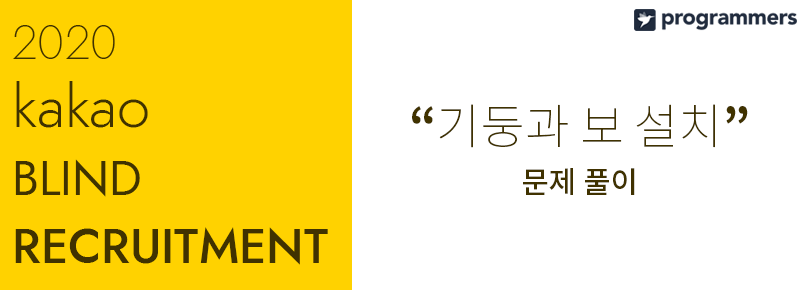
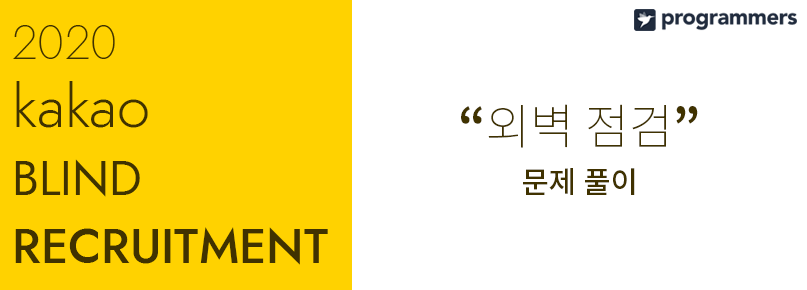
Two versions of the same layered image (807x290). Layer-by-layer changes:
renamed "“기둥과 보 설치”" to "“외벽 점검”", painted on it over [412, 104, 748, 148]
